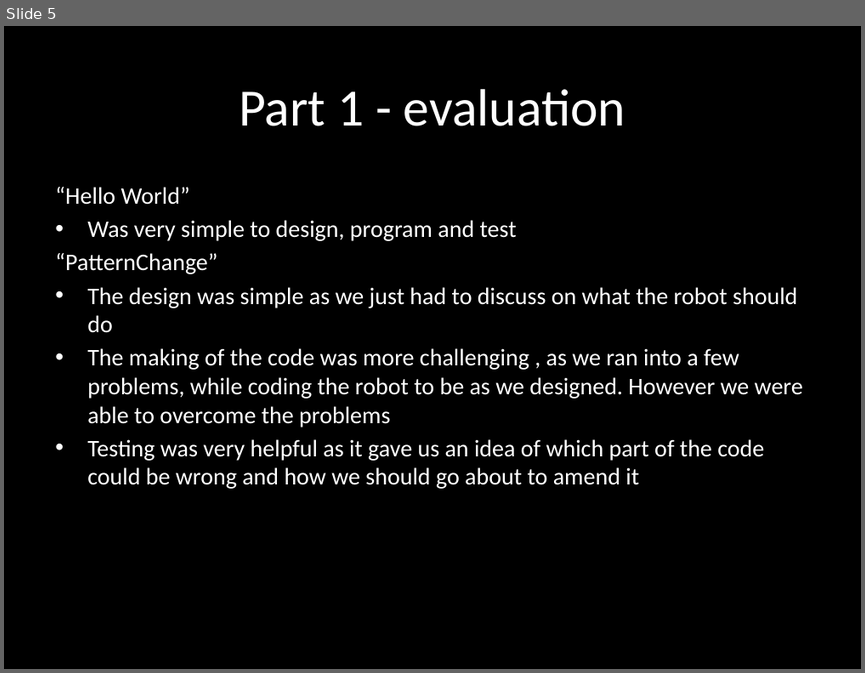
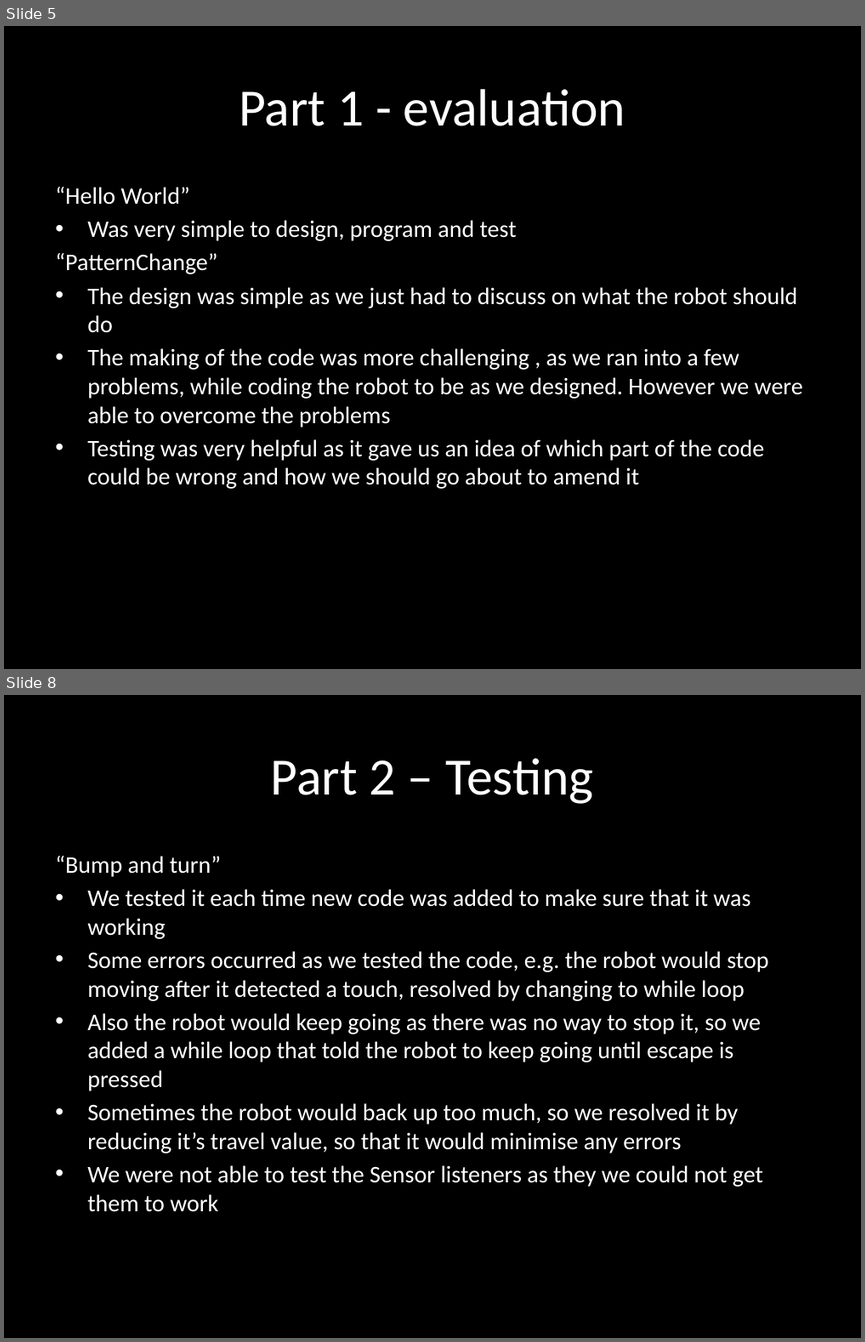
Before and after one commit to Joshiez/RobotProgramming, a slide deck: Exercise 2 Presentation.pptx. Shown one above the other, each under a label of ours: slide 5 before the commit, slides 5 and 8 after it; the slides between them are not shown. The pictures are 865x673 and 865x1342 pixels, drawn with LibreOffice and Linux fonts; fonts in the diff are those of the drawing. Boxes give left, top, right and bottom in pixels: in the first picture for what was removed or moved away, otherwise in the second. Text is boxed around its words. In the diff, an @@ line names an element or a change of style, - is before the commit and + after.

```diff
--- a/Exercise 2 Presentation.pptx
+++ b/Exercise 2 Presentation.pptx
@@ slide 8 added at <box>4,695,861,1338</box>, background #000000 @@
@@ title added at <box>271,758,593,804</box>, 44 pt, text #FFFFFF @@
+Part 2 – Testing
@@ text added at <box>55,856,768,1212</box>, 20 pt, text #FFFFFF @@
+“Bump and turn”
+• We tested it each time new code was added to make sure that it was working
+• Some errors occurred as we tested the code, e.g. the robot would stop moving after it detected a touch, resolved by changing to while loop
+• Also the robot would keep going as there was no way to stop it, so we added a while loop that told the robot to keep going until escape is pressed
+• Sometimes the robot would back up too much, so we resolved it by reducing it’s travel value, so that it would minimise any errors
+• We were not able to test the Sensor listeners as they we could not get them to work
```
Also in this commit, not shown: 1 slide changed, 11 other slides added.
